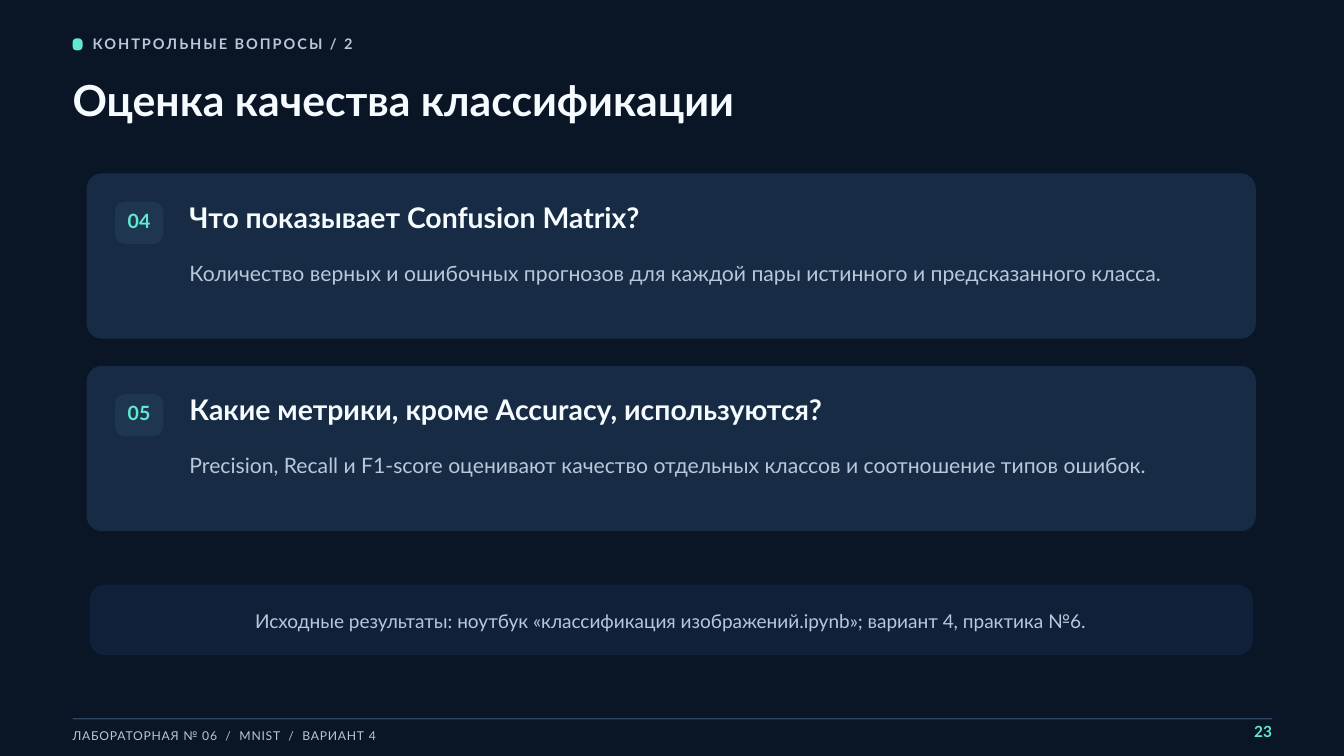
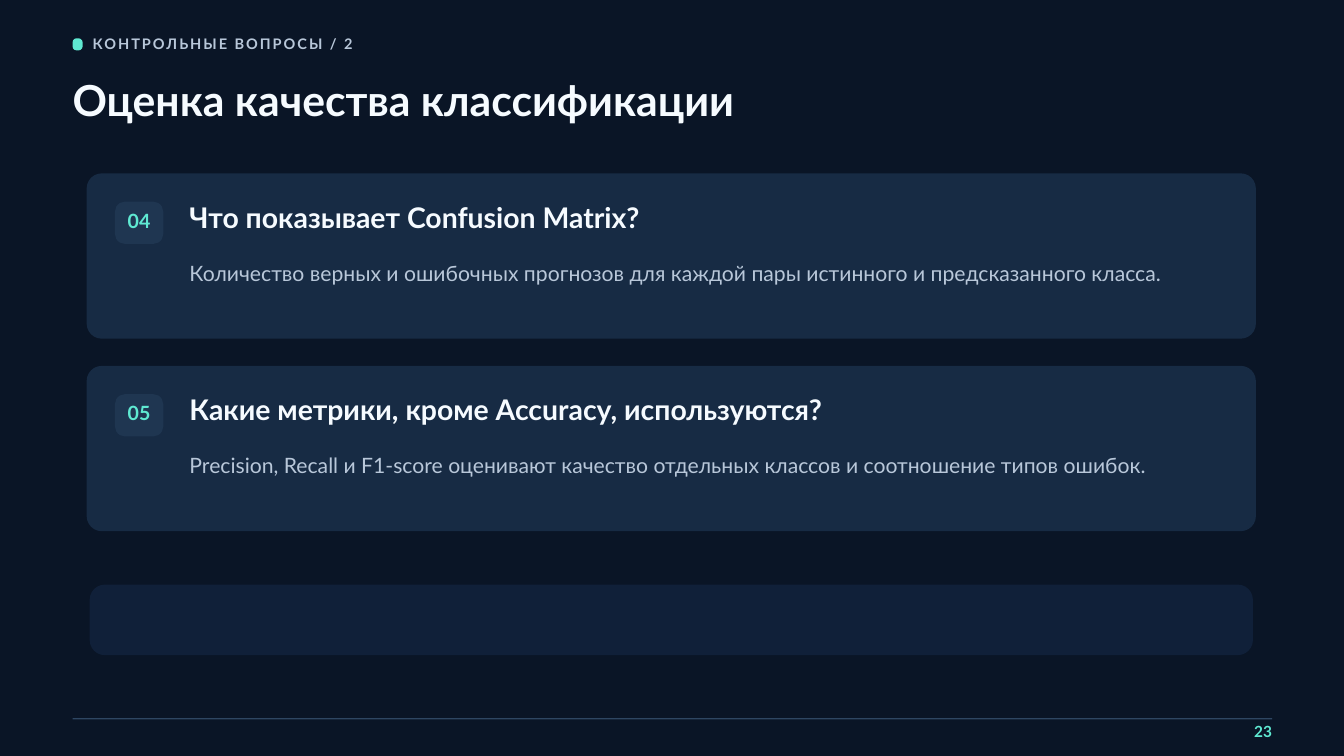
Before and after one commit to Travkova/CV_labs, a slide deck: slide 23 of Классификация изображений/Лебедкин Травкова 6ЛР.pptx. Drawn at 1344x756 pixels with LibreOffice and Linux fonts; fonts in the diff are those of the drawing. Boxes give left, top, right and bottom in pixels: in the first picture for what was removed or moved away, otherwise in the second. Text is boxed around its words. In the diff, an @@ line names an element or a change of style, - is before the commit and + after.

```diff
--- a/Классификация изображений/Лебедкин Травкова 6ЛР.pptx
+++ b/Классификация изображений/Лебедкин Травкова 6ЛР.pptx
@@ text removed at box(255, 614, 1085, 632) @@
-Исходные результаты: ноутбук «классификация изображений.ipynb»; вариант 4, практика №6.
@@ text removed at box(73, 731, 376, 740) @@
-ЛАБОРАТОРНАЯ № 06 / MNIST / ВАРИАНТ 4
```
Also in this commit, not shown: 18 other slides changed.
